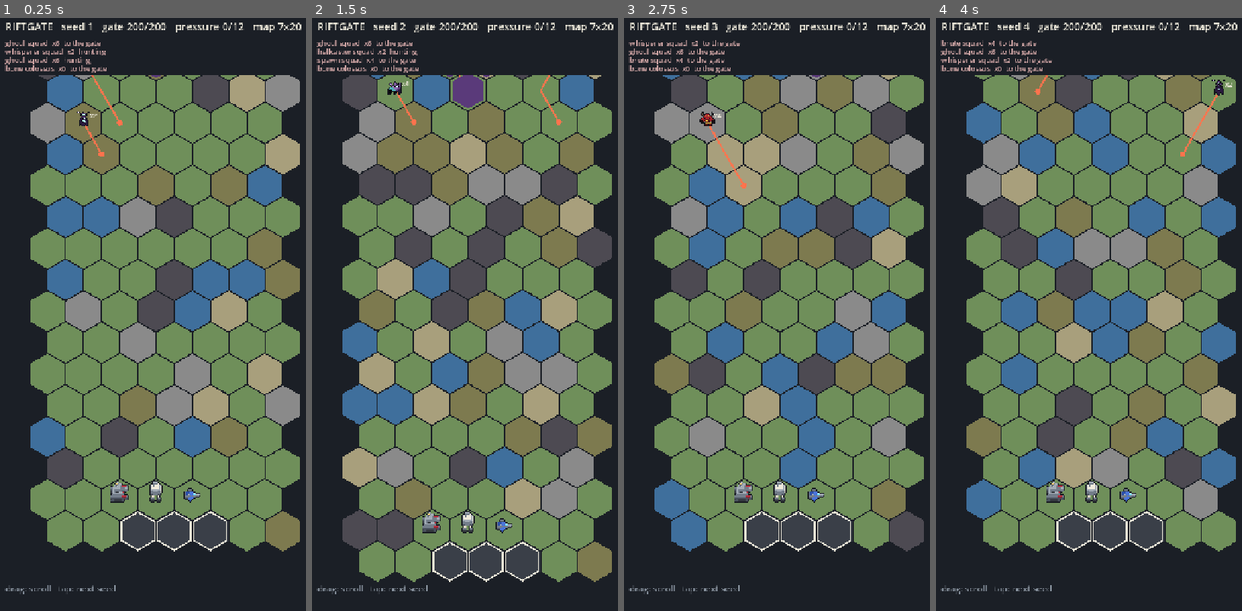
Above: before the commit, frames 1-4 (left to right).
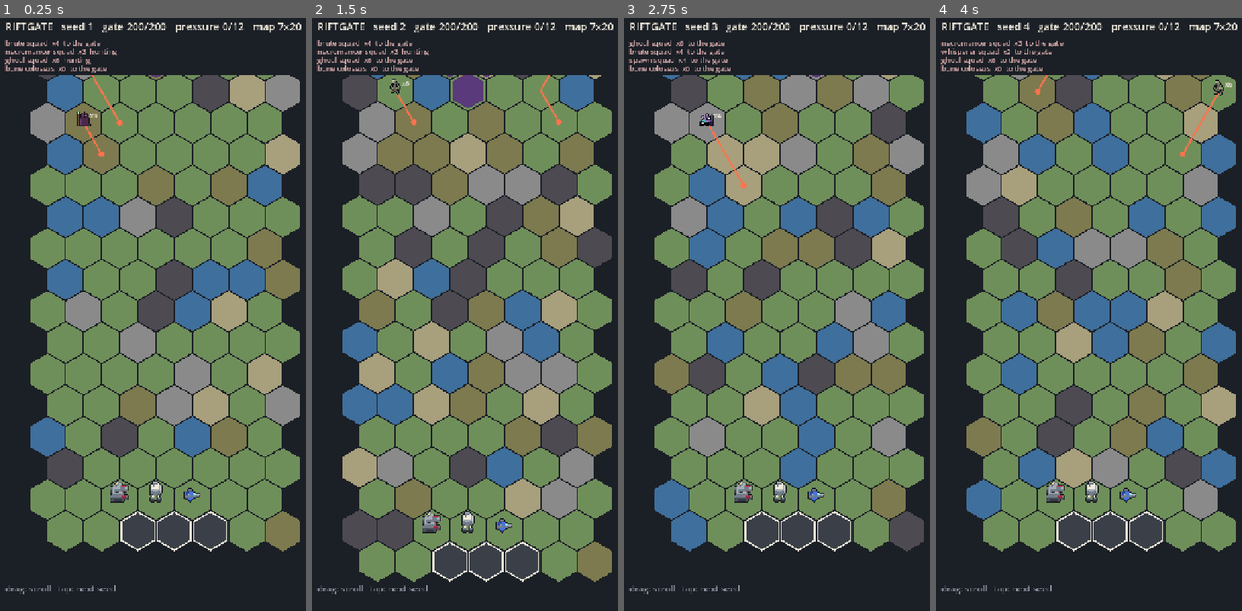
Above: after the commit, the same moments.

Repository: ryanjdmartin/riftgate
Game: Godot game, scene res://game/main.tscn
Same seed, same stepped clock (60 frames per second), same inputs: the game is played once before the commit and once after it. This scene is started directly instead of the project's main scene.
Inputs (mouse positions are in pixels of both pictures, inside the frame that each line leads up to):
- Up to frame 1 (0.25 s): no input
- Up to frame 2 (1.5 s): tap Enter at 0.5 s; move the mouse to (553, 278) at 0.52 s; click (553, 278) at 0.67 s; tap Space at 1.25 s; drag from (409, 338) to (458, 427) at 1.27 s
- Up to frame 3 (2.75 s): tap Enter at 2 s; move the mouse to (822, 172) at 2.02 s; click (822, 172) at 2.17 s
- Up to frame 4 (4 s): tap Space at 2.75 s; drag from (1082, 427) to (997, 213) at 2.77 s; tap Enter at 3.5 s; move the mouse to (1205, 397) at 3.52 s; click (1205, 397) at 3.67 s

The runs differ from the first frame. In frame 1, 0.4% of the frame differs, in the area x 1-39%, y 3-19%; in frame 2, 0.5%; in frame 3, 0.6%; in frame 4, 0.7%, in the area x 1-97%, y 3-14%.

Commit message:
MARCH decided; fantasy stays internal; defaults come from content, not hardcoded ids
Ryan is rewriting content in his own voice and using `fantasy` for inspiration
and homages, so nothing player-facing may read it: a passive's line is now
`description` (validator rejects `fantasy` on a passive) and the codex no longer
falls back to `fantasy`. Sim and game code take the starting team, faction, foes
and boss from content order via ContentDB.default_team, default_faction,
spawn_foes and make_boss, so renaming ids does not touch code. The bible records
the Ministerial Assembly for the Reclamation of Civilised Humanity and the lore
questions kept open on purpose.

Co-Authored-By: Claude Fable 5.1 <noreply@anthropic.com>

Diff:
--- a/content/chassis.json
+++ b/content/chassis.json
@@ -1,5 +1,5 @@
 {
-  "_about": "Chassis. Not classes: any silhouette, any compo …(377 unchanged characters)… annot execute. Player-facing text: codex and flavour (an in-world line, shown as a quote). fantasy is the internal one-line pitch. Makers are placeholders.",
+  "_about": "Chassis. Not classes: any silhouette, any compo …(377 unchanged characters)… annot execute. Player-facing text: codex, flavour (an in-world line, shown as a quote) and a passive's description (the codex prints NAME: description rules). fantasy is internal: the pitch, the inspiration, any homage; it is never shown. Makers are placeholders.",
   "makers": [
     { "id": "halvard", "name": "Halvard Heavy Works", "style": "Armour first. Everything is a tank, even the ones with legs.", "voice": "Maintenance manual. Terse, exact, proud of tolerances." },
     { "id": "kestrel", "name": "Kestrel Dynamics", "style": "Fast, fragile, over-tuned. Airframes and interceptors.", "voice": "Flight-test log. Clipped, numbers first." },
@@ -16,7 +16,7 @@
       "filler": { "kind": "shield", "power": 10 },
       "passive": {
         "id": "braced_mounts", "name": "Braced Mounts",
-        "fantasy": "Halvard does not build guns that whiff.",
+        "description": "Halvard does not build guns that whiff.",
         "rules": ["Attack faces never roll below 30."],
         "effects": [
           { "trigger": "on_attack", "effect": "min_damage", "value": 30 }
@@ -45,7 +45,7 @@
       "filler": { "kind": "shield", "power": 10 },
       "passive": {
         "id": "hot_hands", "name": "Hot Hands",
-        "fantasy": "Everything it fires, it fires too hard.",
+        "description": "Everything it fires, it fires too hard.",
         "rules": ["Attack faces deal double damage.", "Attack faces generate double heat."],
         "effects": [
           { "trigger": "on_attack", "effect": "multiply_damage", "value": 2 },
@@ -64,7 +64,7 @@
       "filler": { "kind": "shield", "power": 10 },
       "passive": {
         "id": "hot_load", "name": "Hot Load",
-        "fantasy": "When an Orrin & Pike shell lands right, it keeps burning.",
+        "description": "When an Orrin & Pike shell lands right, it keeps burning.",
         "rules": ["Critical hits add one burn stack to the target."],
         "effects": [
           { "trigger": "on_crit", "effect": "add_burn", "value": 1 }
--- a/game/battle/battle_screen.gd
+++ b/game/battle/battle_screen.gd
@@ -65,7 +65,7 @@
 	var db := ContentDB.load_default()
 	var b := Battle.new(7)
 	var team: Array = []
-	var ids: Array = ["bulwark", "sentinel", "raptor"]
+	var ids: Array = db.default_team()
 	var env := OS.get_environment("RIFTGATE_TEAM")
 	if not env.is_empty():
 		ids = env.split(",")
@@ -74,7 +74,7 @@
 			team.append(db.make_mech(id))
 	var fac := OS.get_environment("RIFTGATE_FACTION")
 	if fac.is_empty() or not db.factions.has(fac):
-		fac = "undead"
+		fac = db.default_faction()
 	b.setup(team, fac)
 	return b
 
--- a/game/harness.gd
+++ b/game/harness.gd
@@ -59,7 +59,7 @@
 		var cb := CheckBox.new()
 		cb.text = "%s   (%s, %d hardpoints, move %d)" % [c["name"], c.get("silhouette", ""), int(c["hardpoints"]), int(c["movespeed"])]
 		cb.add_theme_font_size_override("font_size", 18)
-		cb.button_pressed = id in ["bulwark", "sentinel", "raptor"]
+		cb.button_pressed = id in db.default_team()
 		col.add_child(cb)
 		_chassis_checks[id] = cb
 
@@ -76,8 +76,9 @@
 	var row_a := HBoxContainer.new()
 	row_a.add_theme_constant_override("separation", 12)
 	col.add_child(row_a)
+	var spawn_foes: Array = db.spawn_foes(db.default_faction())   # rank and file first, then the rest
 	_foe_a = _foe_picker(regular, false)
-	_foe_a.select(_index_of(_foe_a, "ghoul"))
+	_foe_a.select(_index_of(_foe_a, str(spawn_foes[0]) if not spawn_foes.is_empty() else ""))
 	row_a.add_child(_foe_a)
 	_count_a = _spin("x", 1, 18, 6)
 	row_a.add_child(_count_a)
@@ -85,7 +86,7 @@
 	row_b.add_theme_constant_override("separation", 12)
 	col.add_child(row_b)
 	_foe_b = _foe_picker(regular, true)
-	_foe_b.select(_index_of(_foe_b, "necromancer"))
+	_foe_b.select(_index_of(_foe_b, str(spawn_foes[spawn_foes.size() - 1]) if not spawn_foes.is_empty() else ""))
 	row_b.add_child(_foe_b)
 	_count_b = _spin("x", 1, 18, 2)
 	row_b.add_child(_count_b)
@@ -227,7 +228,7 @@
 	var fa := str(_foe_a.get_item_metadata(_foe_a.selected))
 	var fac := db.faction_of_foe(fa)
 	if fac.is_empty() or not db.factions.has(fac):
-		fac = "undead"
+		fac = db.default_faction()
 	var b := Battle.new(int(_seed.value))
 	b.columns = int(_columns.get_item_metadata(_columns.selected))
 	b.setup(team, fac)
--- a/game/main.gd
+++ b/game/main.gd
@@ -42,7 +42,9 @@
 func _build(s: int) -> void:
 	map = BattleMap.generate(MAP_W, MAP_H, s)
 	field = Battlefield.new(map)
-	field.spawn_table = ContentDB.load_default().spawn_table(field.spawn_faction)
+	var db := ContentDB.load_default()
+	field.spawn_faction = db.default_faction()
+	field.spawn_table = db.spawn_table(field.spawn_faction)
 	var rng := RandomNumberGenerator.new()
 	rng.seed = s
 	var gate_o := Hex.axial_to_offset(map.gate)
@@ -53,7 +55,7 @@
 		field.add_unit(m)
 		i += 1
 	Loadouts.sample_squads(field, 3, rng)
-	var boss := Unit.boss(0, "bone colossus", Vector2i.ZERO, "undead")
+	var boss := db.make_boss(0, field.spawn_faction)
 	boss.pos = field.nearest_standable(boss, Hex.offset_to_axial(MAP_W / 2 - 1, 3))
 	field.add_unit(boss)
 	field.compute_intents()
--- a/game/skirmish/skirmish_screen.gd
+++ b/game/skirmish/skirmish_screen.gd
@@ -111,24 +111,28 @@
 
 
 ## Standalone default, used when the scene runs on its own (screenshots, quick checks): two
-## chained undead squads. RIFTGATE_TEAM=bulwark,sentinel,raptor,anvil overrides the team;
+## chained squads of the first faction in content. RIFTGATE_TEAM=bulwark,sentinel,raptor,anvil overrides the team;
 ## RIFTGATE_ELITE=1 adds the faction's boss as a third unit; RIFTGATE_COLUMNS=4 widens the formation.
 static func _default_skirmish() -> Skirmish:
 	var db := ContentDB.load_default()
 	var s := Skirmish.new(7, int(OS.get_environment("RIFTGATE_COLUMNS")) if not OS.get_environment("RIFTGATE_COLUMNS").is_empty() else Skirmish.DEFAULT_COLUMNS)
-	var team: Array = ["bulwark", "sentinel", "raptor"]
+	var team: Array = db.default_team()
 	var env := OS.get_environment("RIFTGATE_TEAM")
 	if not env.is_empty():
 		team = env.split(",")
 	for id in team:
 		if db.chassis.has(id):
 			s.add_mech(db.make_mech(id))
-	var ghouls := Unit.squad(1, "ghoul squad", Vector2i.ZERO, "undead", 2, 6, "ghoul")
-	s.add_foes(db.foes_for(ghouls), ghouls)
-	var necros := Unit.squad(2, "necromancer squad", Vector2i.ZERO, "undead", 2, 2, "necromancer")
-	s.add_foes(db.foes_for(necros), necros)
+	# The first faction's first and last spawn entries: its rank and file, then its support.
+	var fac := db.default_faction()
+	var table: Array = db.spawn_table(fac)
+	var uid := 1
+	for entry in [table[0], table[table.size() - 1]] if not table.is_empty() else []:
+		var sq := Unit.squad(uid, "%s squad" % str(entry[0]), Vector2i.ZERO, fac, 2, int(entry[1]), str(entry[0]))
+		s.add_foes(db.foes_for(sq), sq)
+		uid += 1
 	if OS.get_environment("RIFTGATE_ELITE") == "1":
-		var boss := Unit.boss(3, "bone colossus", Vector2i.ZERO, "undead")
+		var boss := db.make_boss(uid, fac)
 		s.add_foes(db.foes_for(boss), boss)
 	return s
 
--- a/sim/battle.gd
+++ b/sim/battle.gd
@@ -28,7 +28,7 @@
 var db: ContentDB
 var map: BattleMap
 var field: Battlefield
-var faction: String = "undead"
+var faction: String = ""
 var boss: Unit = null
 var state: int = State.PLAN
 var outcome: int = Outcome.NONE
@@ -51,8 +51,8 @@
 ## Generate the map, stand the team in front of the gate, place the faction's formation in the
 ## north third of the field and its boss just south of the rift, then preview the first enemy
 ## moves.
-func setup(team: Array, faction_id: String = "undead", w: int = DEFAULT_WIDTH, h: int = DEFAULT_HEIGHT) -> void:
-	faction = faction_id
+func setup(team: Array, faction_id: String = "", w: int = DEFAULT_WIDTH, h: int = DEFAULT_HEIGHT) -> void:
+	faction = faction_id if not faction_id.is_empty() else db.default_faction()
 	map = BattleMap.generate(w, h, seed_value)
 	field = Battlefield.new(map)
 	field.spawn_faction = faction
--- a/sim/content_db.gd
+++ b/sim/content_db.gd
@@ -162,11 +162,11 @@
 		faces = u.die.faces.duplicate()
 	var passive := ""
 	if not u.passive.is_empty():
-		passive = "%s: %s %s" % [str(u.passive.get("name", "")).to_upper(), u.passive.get("fantasy", ""), " ".join(u.passive.get("rules", []))]
+		passive = "%s: %s %s" % [str(u.passive.get("name", "")).to_upper(), u.passive.get("description", ""), " ".join(u.passive.get("rules", []))]
 	return {
 		"title": u.display_name,
 		"subtitle": "%s // %s" % [str(maker.get("name", "")).to_upper(), str(c.get("silhouette", "")).to_upper()],
-		"body": str(c.get("codex", c.get("fantasy", ""))),
+		"body": str(c.get("codex", "")),   # never fantasy: that field is design notes and homages
 		"stats": stats,
 		"actions": "",
 		"passive": passive,
@@ -198,6 +198,33 @@
 			f.squad_id = sq.id
 			out.append(f)
 	return out
+
+
+## Defaults come from the content in file order, never from a hardcoded id, so the ids are
+## Ryan's to rename. The first chassis in the file are the starting team; the first faction
+## is the one the standalone screens and the harness fight.
+func default_team(count: int = 3) -> Array:
+	return chassis.keys().slice(0, count)
+
+
+func default_faction() -> String:
+	return str(factions.keys()[0]) if not factions.is_empty() else ""
+
+
+## The distinct foe ids in a faction's spawn list, in order: rank and file first.
+func spawn_foes(faction_id: String) -> Array:
+	var out: Array = []
+	for entry in spawn_table(faction_id):
+		if not out.has(entry[0]):
+			out.append(entry[0])
+	return out
+
+
+## A boss squad for a faction, named after its massive elite.
+func make_boss(uid: int, faction_id: String) -> Unit:
+	var boss_id := str(factions.get(faction_id, {}).get("boss", ""))
+	var boss_name := str(foes.get(boss_id, {}).get("name", "boss")).to_lower()
+	return Unit.boss(uid, boss_name, Vector2i.ZERO, faction_id)
 
 
 ## The squads a faction sends through the rift together, as [[foe_id, strength], ...].
@@ -285,9 +312,13 @@
 	if not (p is Dictionary):
 		errs.append("%s: passive must be an object or null" % where)
 		return
-	for key in ["id", "name", "fantasy", "rules"]:
+	# A passive's description is player-facing (the codex prints NAME: description rules);
+	# `fantasy` on a passive would be shown, so it is not the field here.
+	for key in ["id", "name", "description", "rules"]:
 		if not p.has(key):
 			errs.append("%s: passive missing %s" % [where, key])
+	if p.has("fantasy"):
+		errs.append("%s: passive has a fantasy field; use description (player-facing) and keep notes on the chassis" % where)
 	var rules: Array = p.get("rules", [])
 	if rules.is_empty():
 		errs.append("%s: passive has no rules" % where)
--- a/sim/foe.gd
+++ b/sim/foe.gd
@@ -3,7 +3,7 @@
 
 ## One enemy inside a skirmish. A squad on the battlefield unpacks into several of these.
 
-var display_name: String = "ghoul"
+var display_name: String = "foe"
 var content_id: String = ""      # id in content/foes.json, for the codex
 var hp: int = 30
 var hp_max: int = 30
--- a/sim/loadouts.gd
+++ b/sim/loadouts.gd
@@ -57,7 +57,7 @@
 static func sample_mechs() -> Array[Unit]:
 	var db := ContentDB.load_default()
 	var out: Array[Unit] = []
-	for id in ["bulwark", "sentinel", "raptor"]:
+	for id in db.default_team():
 		out.append(db.make_mech(id))
 	return out
 
@@ -72,7 +72,7 @@
 static func sample_squads(field: Battlefield, count: int, rng: RandomNumberGenerator) -> Array[Unit]:
 	var db := ContentDB.load_default()
 	var out: Array[Unit] = []
-	var factions := ["undead", "undead", "demonic", "eldritch"]
+	var factions: Array = db.factions.keys()
 	var tries := 0
 	while out.size() < count and tries < 200:
 		tries += 1
@@ -85,7 +85,9 @@
 			continue
 		var fac: String = factions[rng.randi_range(0, factions.size() - 1)]
 		var table := db.spawn_table(fac)
-		var entry: Array = table[rng.randi_range(0, table.size() - 1)] if not table.is_empty() else ["ghoul", 6]
+		if table.is_empty():
+			continue
+		var entry: Array = table[rng.randi_range(0, table.size() - 1)]
 		var sq := Unit.squad(0, "%s squad" % str(entry[0]), h, fac, 2, int(entry[1]), str(entry[0]))
 		sq.aggro = rng.randf() < 0.2
 		field.add_unit(sq)
--- a/sim/passives.gd
+++ b/sim/passives.gd
@@ -2,7 +2,8 @@
 extends RefCounted
 
 ## Minimal passive trigger runner. Passives are content dictionaries of the shape
-## {"id", "name", "fantasy", "rules": [...], "effects": [{"trigger", "effect", "value"}]}.
+## {"id", "name", "description", "rules": [...], "effects": [{"trigger", "effect", "value"}]}.
+## description is player-facing (the codex prints it after the name).
 ## Only the triggers and effects listed here are executed; the content validator refuses
 ## anything else so a passive never silently does nothing.
 ##
Not shown, changed: CLAUDE.md
Not shown, changed: docs/status.md
